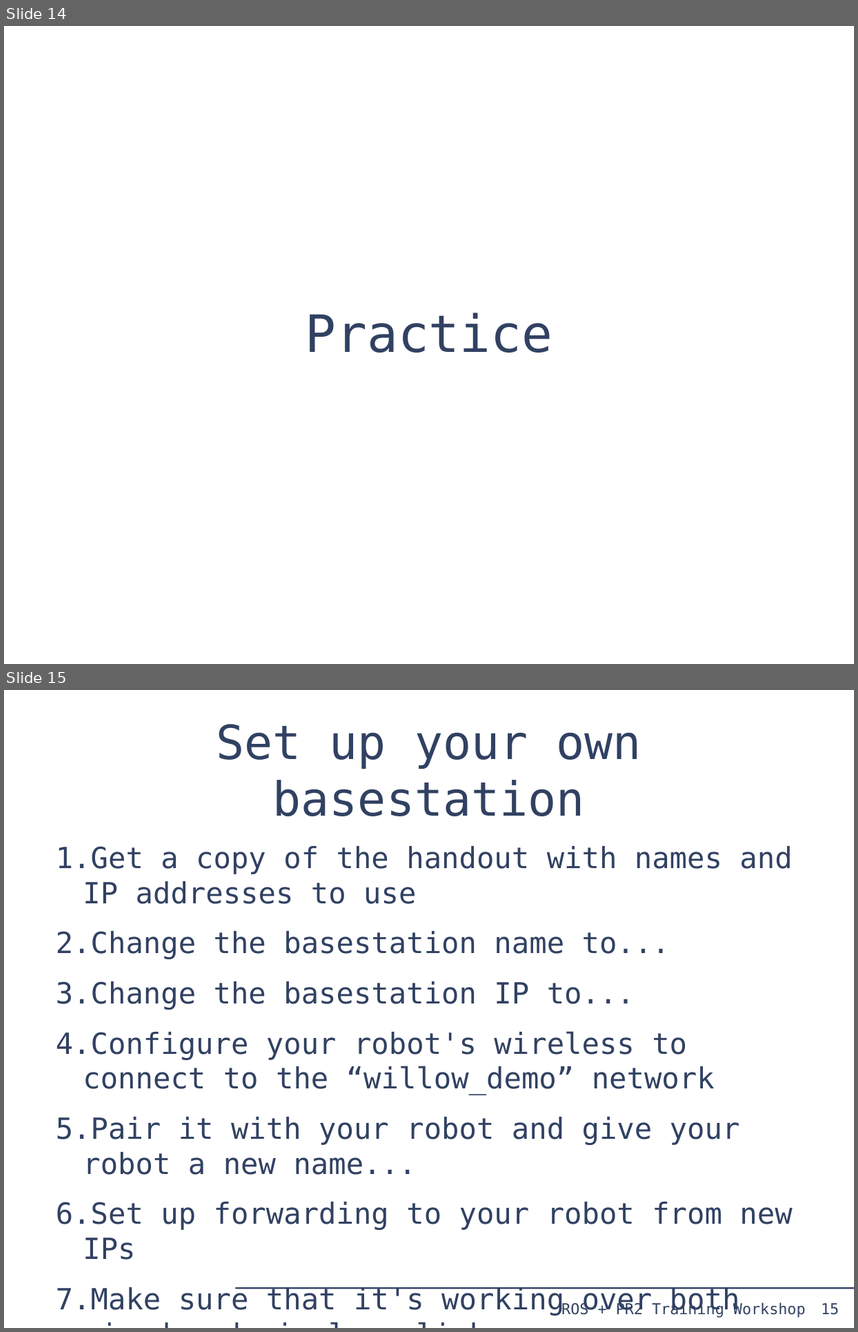
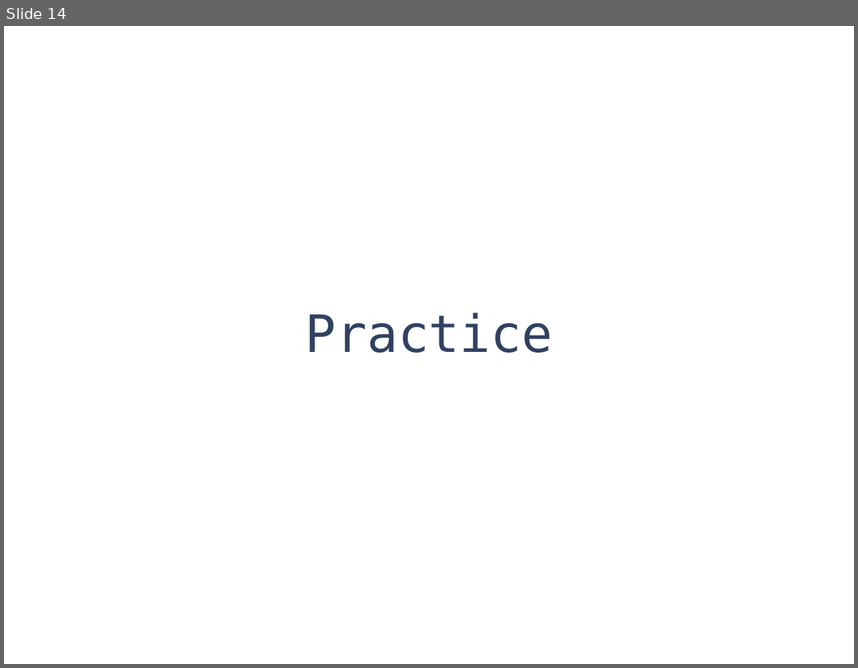
Before and after one commit to PR2/pr2_docs, a slide deck: pr2_training_workshop/installing_base_station/basestation.odp. Shown one above the other, each under a label of ours: slides 14 and 15 before the commit, slide 14 after it. The pictures are 858x1332 and 858x668 pixels, drawn with LibreOffice and Linux fonts; fonts in the diff are those of the drawing. Boxes give left, top, right and bottom in pixels: in the first picture for what was removed or moved away, otherwise in the second. Text is boxed around its words. In the diff, an @@ line names an element or a change of style, - is before the commit and + after.

```diff
--- a/pr2_training_workshop/installing_base_station/basestation.odp
+++ b/pr2_training_workshop/installing_base_station/basestation.odp
@@ slide 15 removed at box(4, 690, 854, 1328), background #FFFFFF @@
@@ title removed at box(216, 724, 642, 816) @@
-Set up your own basestation
@@ text removed at box(56, 846, 792, 1315) @@
-1. Get a copy of the handout with names and IP addresses to use
-2. Change the basestation name to...
-3. Change the basestation IP to...
-4. Configure your robot's wireless to connect to the “willow_demo” network
-5. Pair it with your robot and give your robot a new name...
-6. Set up forwarding to your robot from new IPs
-7. Make sure that it's working over both wired and wireless links
@@ line removed from (235, 1288) to (854, 1288) @@
@@ text removed at box(562, 1302, 724, 1317) @@
-ROS + PR2 Training Workshop
@@ page number removed at box(821, 1303, 839, 1314) @@
-15
```
Also in this commit, not shown: 2 other files.
